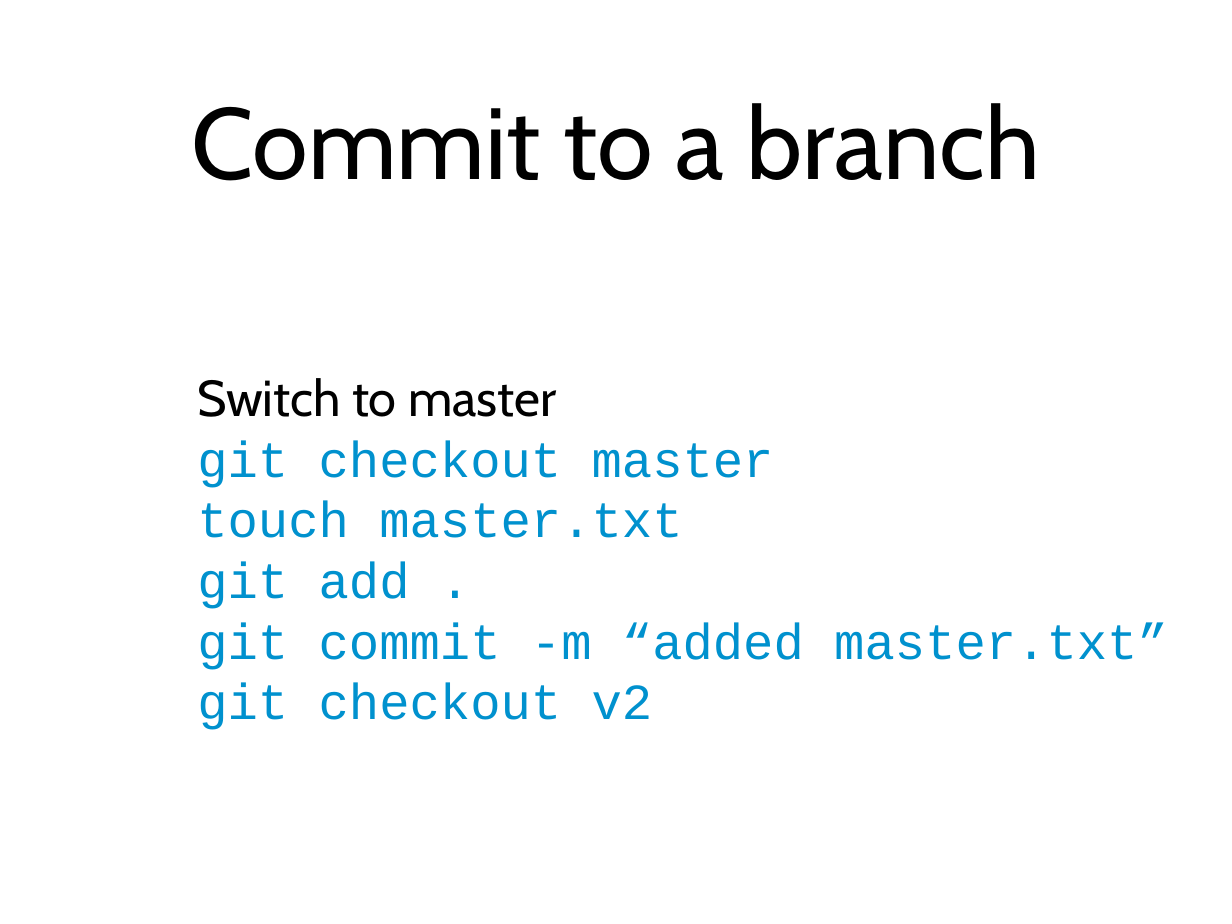
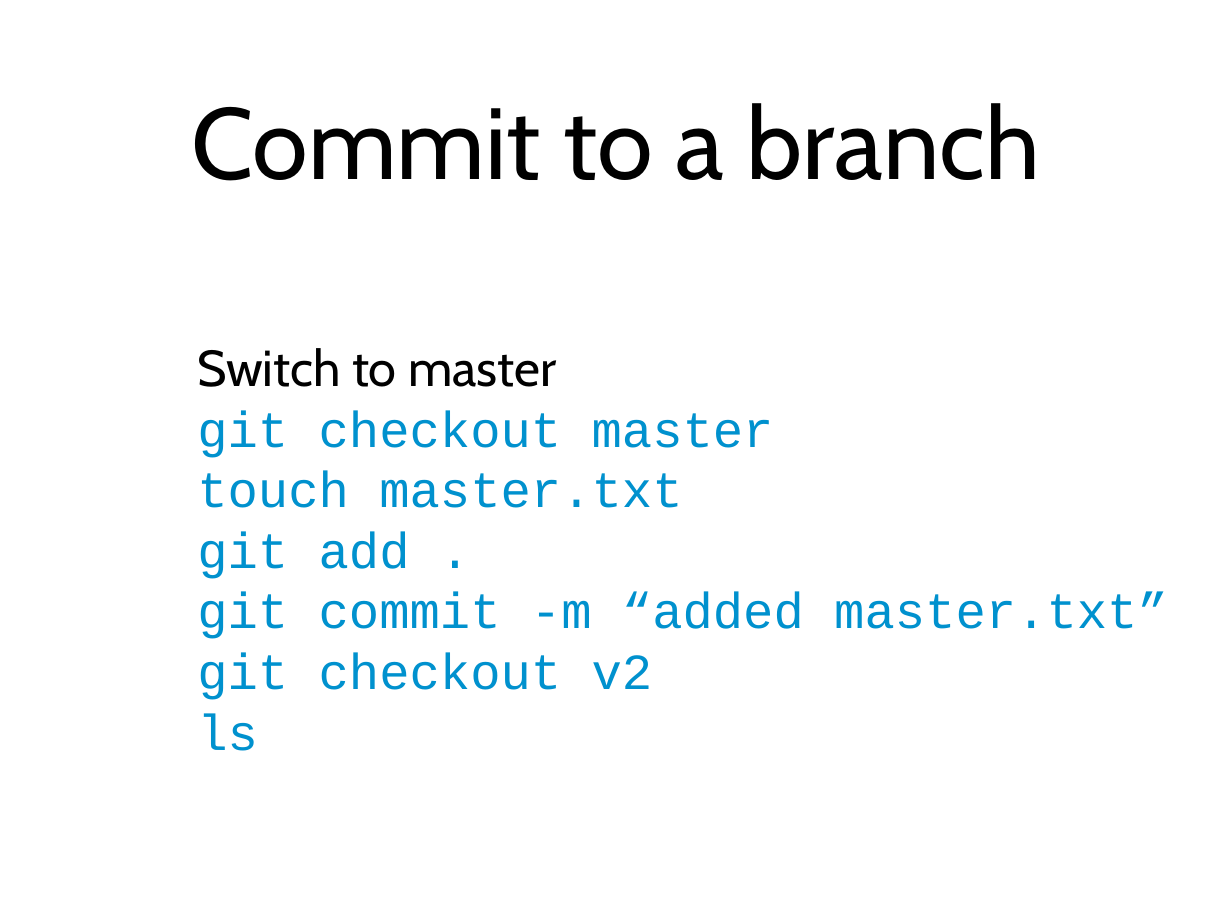
Before and after one commit to kmoir/Git-tutorial, a slide deck: slide 37 of GitParty.ppt. Drawn at 1232x924 pixels with LibreOffice and Linux fonts; fonts in the diff are those of the drawing. Boxes give left, top, right and bottom in pixels: in the first picture for what was removed or moved away, otherwise in the second. Text is boxed around its words. In the diff, an @@ line names an element or a change of style, - is before the commit and + after.

```diff
--- a/GitParty.ppt
+++ b/GitParty.ppt
@@ text "Switch to master": place and size @@
-text "Switch to master" at box(197, 378, 1168, 730)
+text "Switch to master" at box(197, 348, 1168, 751)
@@ text at box(197, 713, 258, 751): paragraph added @@
+ls
```
Also in this commit, not shown: 7 other slides changed, 4 other files.
